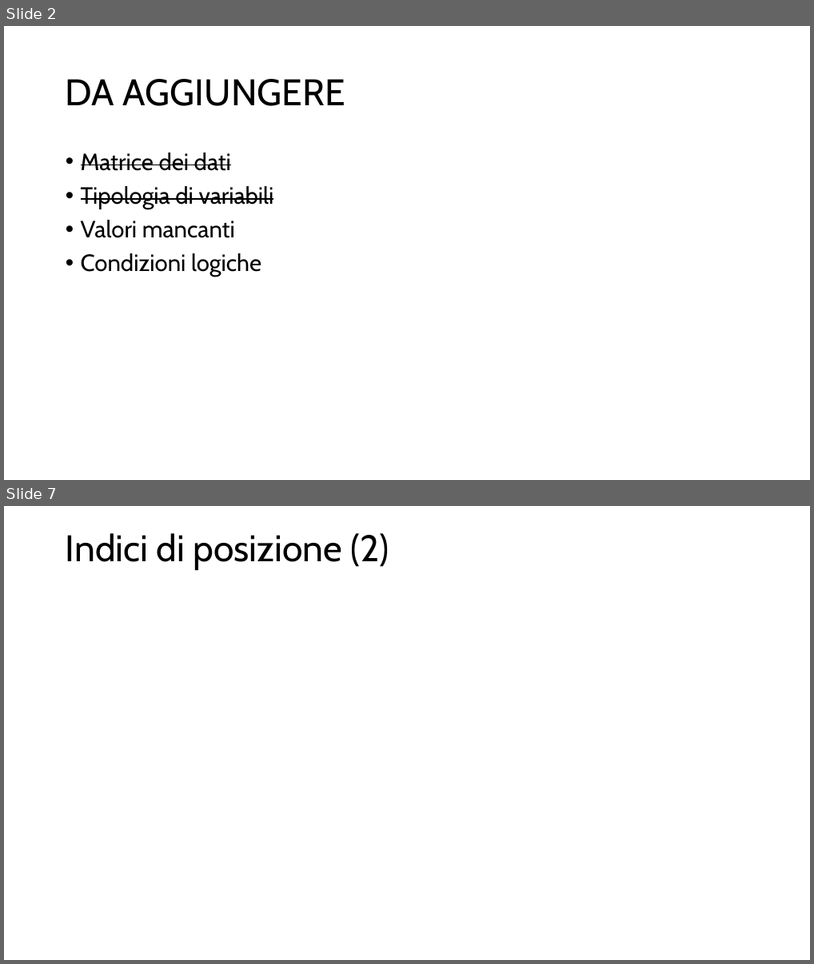
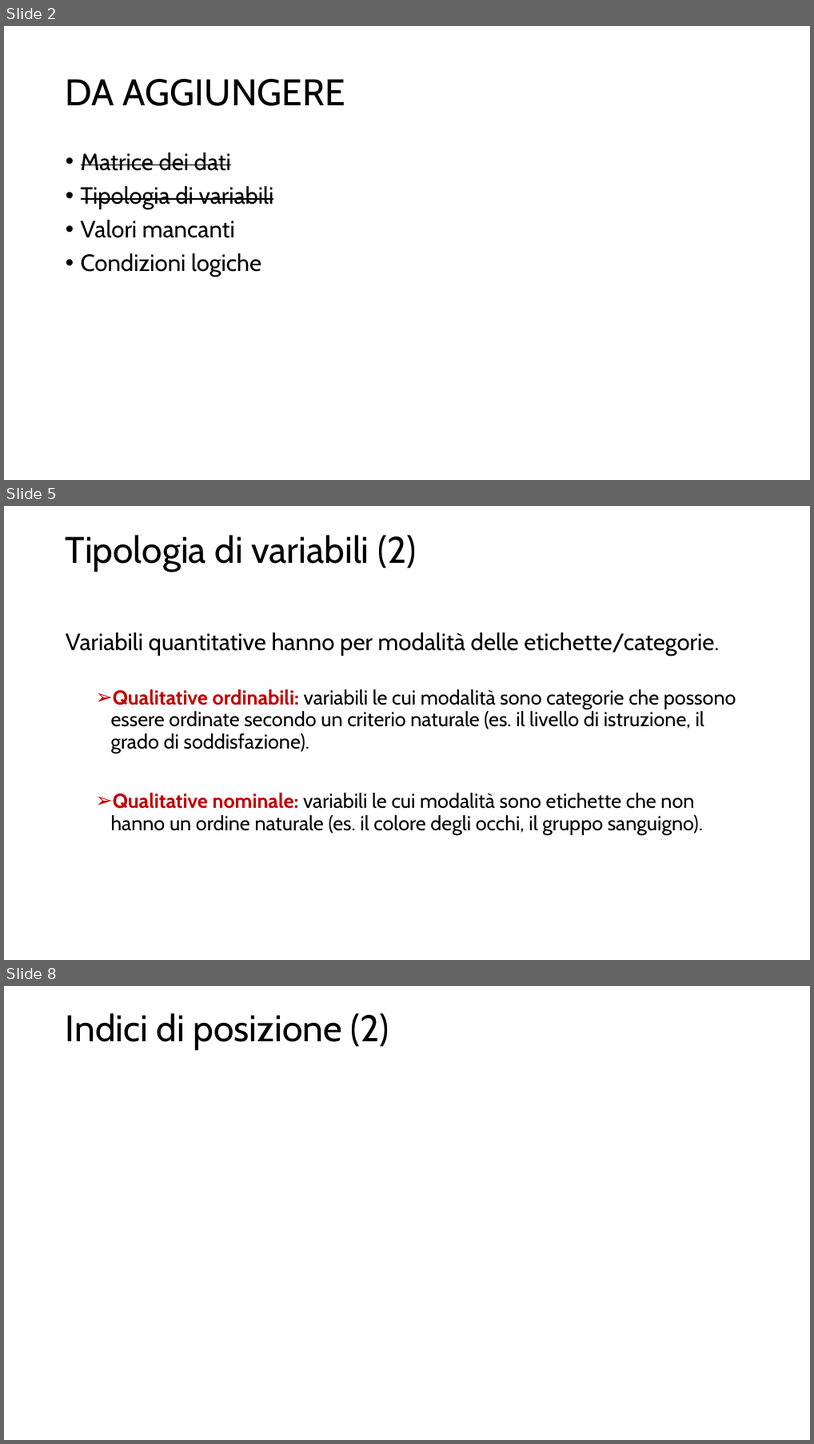
Before and after one commit to rborgoni/B.STAT.5, a slide deck: IntroR/BSTAT5 - IntroR - 1.pptx. Shown one above the other, each under a label of ours: slides 2 and 7 before the commit, slides 2, 5 and 8 after it; the slides between them are not shown. The pictures are 814x964 and 814x1444 pixels, drawn with LibreOffice and Linux fonts; fonts in the diff are those of the drawing; grey boxes stand for pictures. Boxes give left, top, right and bottom in pixels: in the first picture for what was removed or moved away, otherwise in the second. Text is boxed around its words. In the diff, an @@ line names an element or a change of style, - is before the commit and + after.

```diff
--- a/IntroR/BSTAT5 - IntroR - 1.pptx
+++ b/IntroR/BSTAT5 - IntroR - 1.pptx
@@ slide 5 added at <box>4,506,810,960</box>, background #FFFFFF @@
@@ title added at <box>66,535,416,572</box>, 44 pt, text #000000 @@
+Tipologia di variabili (2)
@@ text added at <box>66,632,737,835</box>, 24 pt, text #000000 @@
+Variabili quantitative hanno per modalità delle etichette/categorie.
+  ➢ Qualitative ordinabili: variabili le cui modalità sono categorie che possono essere ordinate secondo un criterio naturale (es. il livello di istruzione, il grado di soddisfazione).
+  ➢ Qualitative nominale: variabili le cui modalità sono etichette che non hanno un ordine naturale (es. il colore degli occhi, il gruppo sanguigno).
@@ what was slide 7 is now slide 8 @@
```
Also in this commit, not shown: 4 slides changed, 5 other slides added, 1 slide removed, 5 other files.
